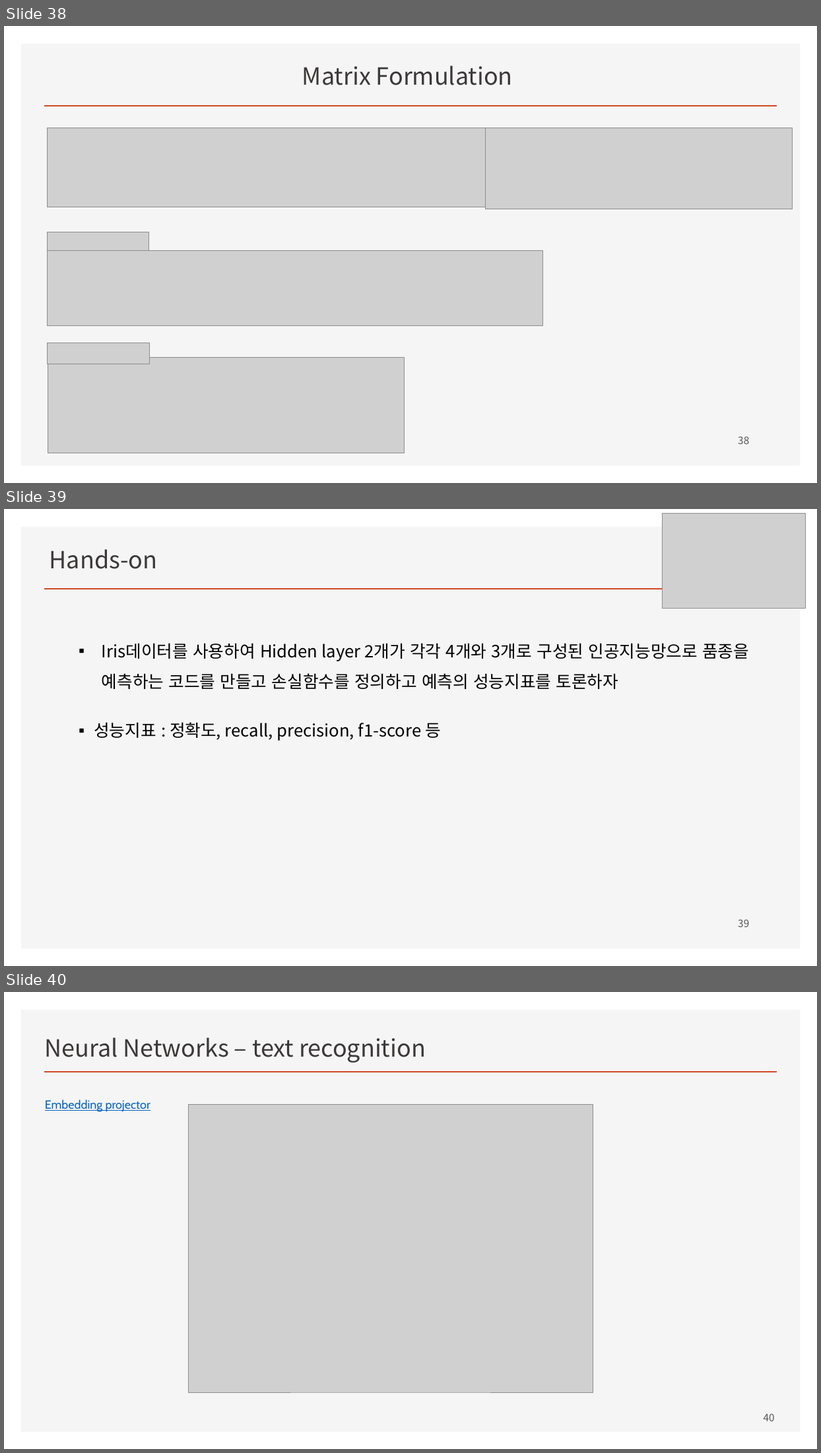
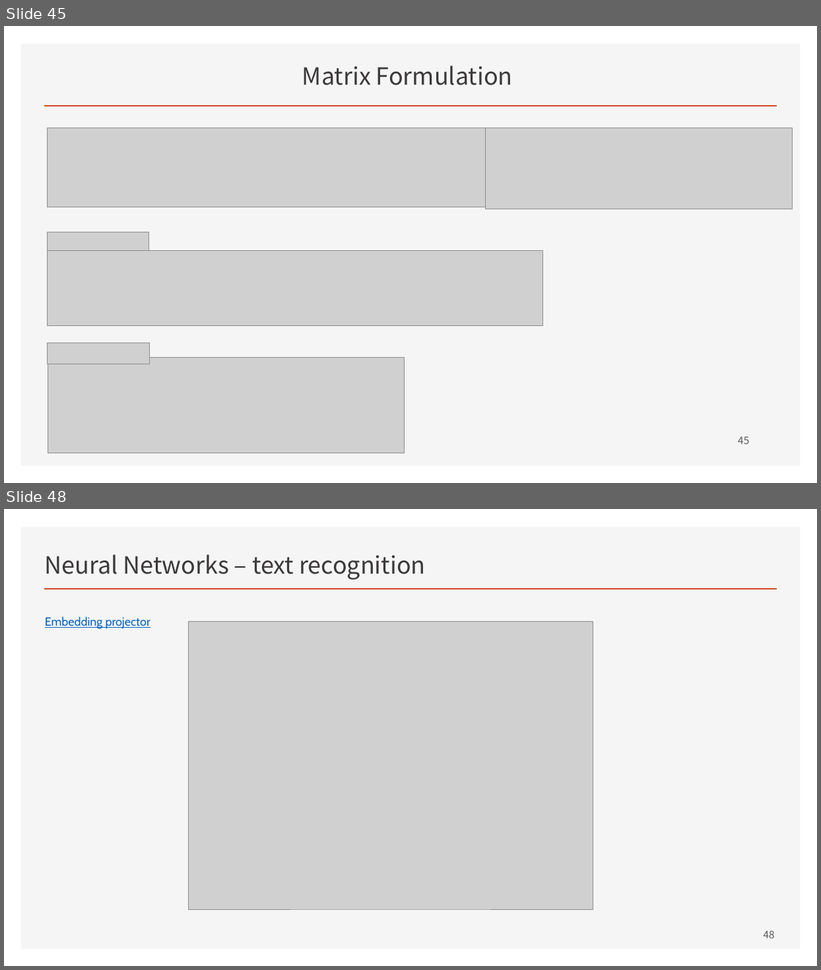
Before and after one commit to ancestor9/mathematics-for-machine-learning, a slide deck: Linear_Algebra/w4_Perceptron_Regression.pptx. Shown one above the other, each under a label of ours: slides 38, 39 and 40 before the commit, slides 45 and 48 after it; the slides between them are not shown. The pictures are 821x1453 and 821x970 pixels, drawn with LibreOffice and Linux fonts; fonts in the diff are those of the drawing; grey boxes stand for pictures; background and template pictures are left out. Boxes give left, top, right and bottom in pixels: in the first picture for what was removed or moved away, otherwise in the second. Text is boxed around its words. In the diff, an @@ line names an element or a change of style, - is before the commit and + after.

```diff
--- a/Linear_Algebra/w4_Perceptron_Regression.pptx
+++ b/Linear_Algebra/w4_Perceptron_Regression.pptx
@@ slide 39 removed at [4, 509, 817, 966], background #FFFFFF; not listed: 2 template elements that a slide beside it also shows @@
@@ picture removed at [662, 513, 805, 609] @@
@@ text removed at [50, 549, 158, 569] @@
-Hands-on
@@ text removed at [94, 643, 749, 741] @@
-▪ Iris데이터를 사용하여 Hidden layer 2개가 각각 4개와 3개로 구성된 인공지능망으로 품종을 예측하는 코드를 만들고 손실함수를 정의하고 예측의 성능지표를 토론하자
-  ▪ 성능지표 : 정확도, recall, precision, f1-score 등
@@ page number removed at [738, 920, 749, 927] @@
-39
@@ what was slide 38 is now slide 45 @@
@@ page number at [738, 437, 749, 444]: text changed @@
-38
+45
@@ what was slide 40 is now slide 48 @@
@@ page number at [764, 931, 775, 939]: text changed @@
-40
+48
```
Also in this commit, not shown: 5 slides changed, 11 slides added, 2 other slides removed.
